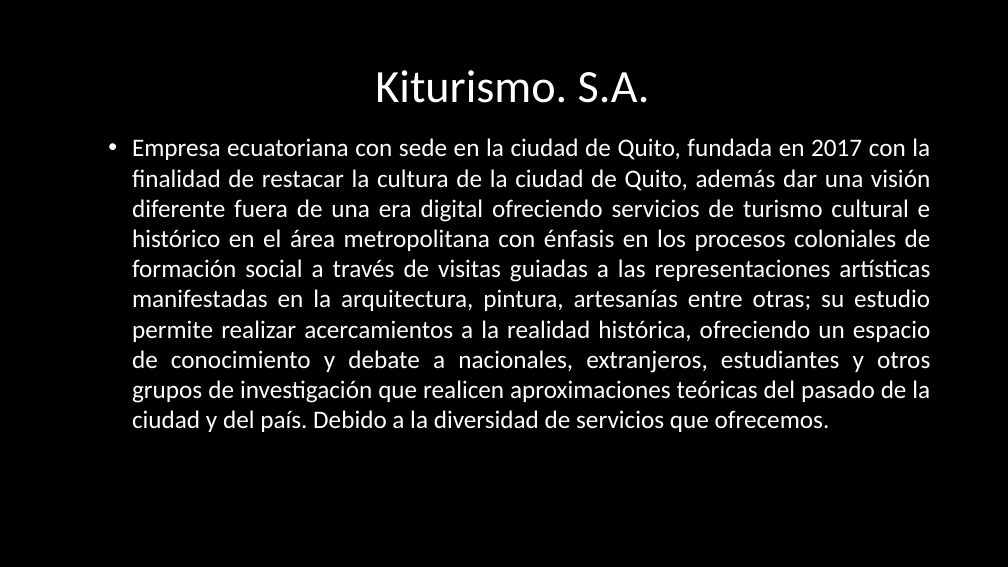
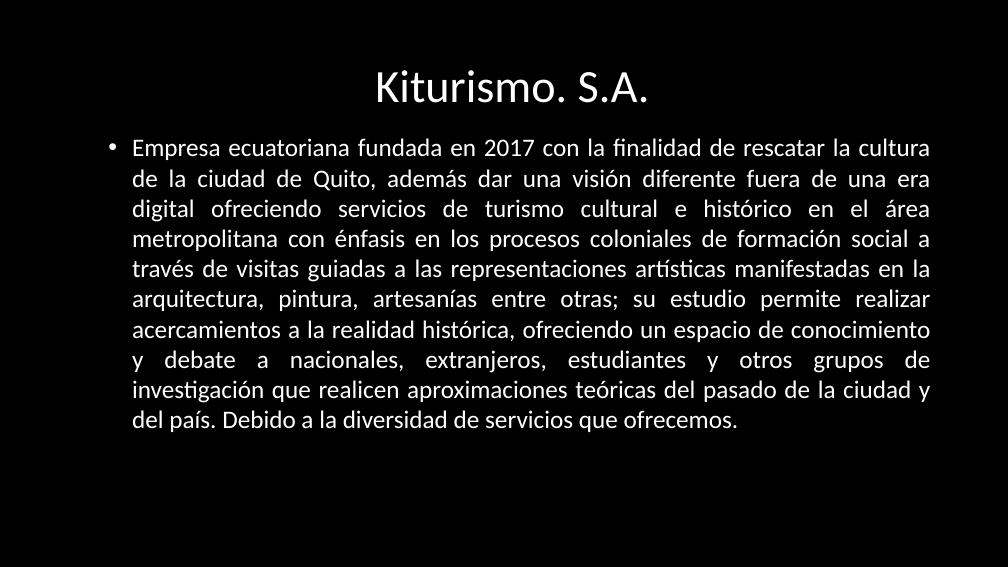
Before and after one commit to lvillalta/Kiturismo, a slide deck: slide 2 of Presentación.pptx. Drawn at 1008x567 pixels with LibreOffice and Linux fonts; fonts in the diff are those of the drawing; background and template pictures are left out. Boxes give left, top, right and bottom in pixels: in the first picture for what was removed or moved away, otherwise in the second. Text is boxed around its words. In the diff, an @@ line names an element or a change of style, - is before the commit and + after.

Commit message:
presentacion

```diff
--- a/Presentación.pptx
+++ b/Presentación.pptx
@@ text at <box>132,138,931,432</box>: text changed @@
-• Empresa ecuatoriana con sede en la ciudad de Quito, fundada en 2017 con la finalidad de restacar la cultura de la ciudad de Quito, además dar una visión diferente fuera de una era digital ofreciendo servicios de turismo cultural e histórico en el área metropolitana con énfasis en los procesos coloniales de formación social a través de visitas guiadas a las representaciones artísticas manifestadas en la arquitectura, pintura, artesanías entre otras; su estudio permite realizar acercamientos a la realidad histórica, ofreciendo un espacio de conocimiento y debate a nacionales, extranjeros, estudiantes y otros grupos de investigación que realicen aproximaciones teóricas del pasado de la ciudad y del país. Debido a la diversidad de servicios que ofrecemos.
+• Empresa ecuatoriana fundada en 2017 con la finalidad de rescatar la cultura de la ciudad de Quito, además dar una visión diferente fuera de una era digital ofreciendo servicios de turismo cultural e histórico en el área metropolitana con énfasis en los procesos coloniales de formación social a través de visitas guiadas a las representaciones artísticas manifestadas en la arquitectura, pintura, artesanías entre otras; su estudio permite realizar acercamientos a la realidad histórica, ofreciendo un espacio de conocimiento y debate a nacionales, extranjeros, estudiantes y otros grupos de investigación que realicen aproximaciones teóricas del pasado de la ciudad y del país. Debido a la diversidad de servicios que ofrecemos.
```
Also in this commit, not shown: 2 other slides changed, 14 other files.
